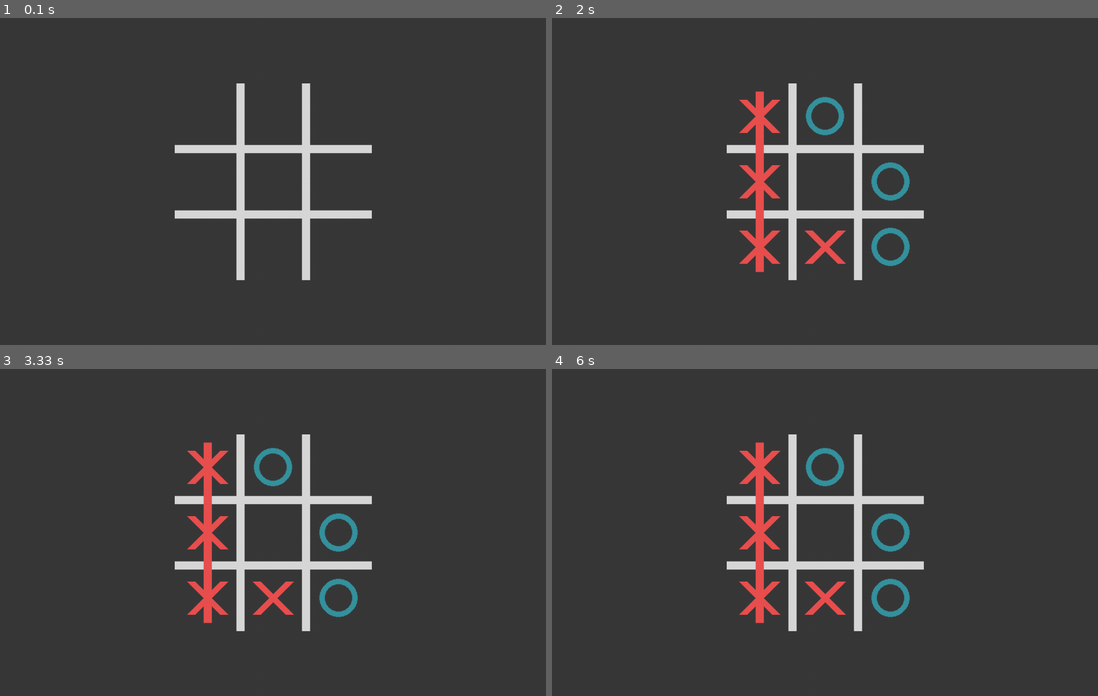
Above: before the commit, frames 1-4 (two rows, left to right).
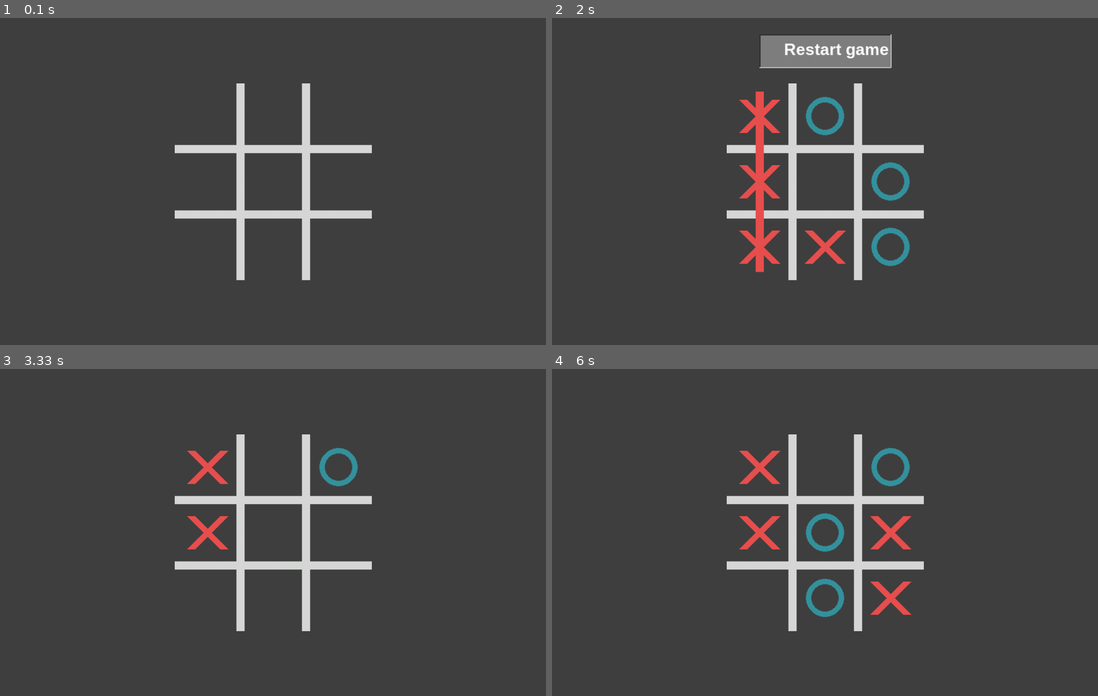
Above: after the commit, the same moments.

Repository: danielasegadilha/Tic-Toc-Toe
Game: pygame game, started from Versões/Jogo da velha - Pygame.py
Two runs of this game, one before a commit and one after it. Both use one fixed random seed, a clock stepped at 60 frames per second and the inputs below.
Inputs (mouse positions are in pixels of both pictures, inside the frame that each line leads up to):
- Up to frame 1 (0.1 s): no input
- Up to frame 2 (2 s): press the mouse at (693, 184) at 0.37 s; move the mouse to (786, 217) at 0.47 s; release the mouse at (879, 253) at 0.6 s; press the mouse at (693, 184) at 0.7 s; move the mouse to (792, 197) at 0.8 s; release the mouse at (890, 210) at 0.93 s; press the mouse at (693, 184) at 1.03 s; move the mouse to (748, 224) at 1.13 s; release the mouse at (797, 266) at 1.27 s; click (808, 125) at 1.38 s; click (748, 112) at 1.75 s
- Up to frame 3 (3.33 s): press the mouse at (273, 401) at 2.2 s; move the mouse to (240, 444) at 2.3 s; release the mouse at (207, 483) at 2.43 s; press the mouse at (273, 401) at 2.53 s; move the mouse to (311, 427) at 2.63 s; release the mouse at (349, 454) at 2.77 s; click (223, 506) at 2.88 s
- Up to frame 4 (6 s): press the mouse at (775, 506) at 4.03 s; move the mouse to (825, 545) at 4.13 s; release the mouse at (868, 588) at 4.27 s; click (846, 578) at 4.38 s; press the mouse at (846, 578) at 5.6 s; move the mouse to (885, 558) at 5.7 s; release the mouse at (923, 539) at 5.83 s

The runs differ from the first frame. In frame 2, 2.4% of the frame differs, in the area x 38-63%, y 5-16%; in frame 3, 2.7%; in frame 4, 3.7%, in the area x 34-66%, y 22-78%.

Commit message:
Update Jogo da velha - Pygame.py

Diff:
--- a/Versões/Jogo da velha - Pygame.py
+++ b/Versões/Jogo da velha - Pygame.py
@@ -5,10 +5,15 @@
 pygame.display.set_caption('Jogo da velha')
 
 # cores em RGB
-FUNDO = (58, 57, 58)
+FUNDO = (64, 64, 64)
 COR_DA_LINHA = (215, 216, 215)
 COR_X = (233, 80, 79)
 COR_O = (53, 148, 159)
+BUTTON_COLOR = (128, 128, 128)
+BUTTON_TEXT_COLOR = (255, 255, 255)
+BUTTON_LIGHT_BORDER = (192, 192, 192)  # cinza claro
+BUTTON_DARK_BORDER = (48, 48, 48)  # cinza escuro
+LINE_BORDER = 2
 
 # constantes
 TELA_X = 1000
@@ -22,6 +27,8 @@
 QUADRADO = TABULEIRO//3
 AJUSTE_X = (TELA_X - TABULEIRO)//2
 AJUSTE_Y = (TELA_Y - TABULEIRO)//2
+BUTTON_X = 240
+BUTTON_Y = 60
 
 # relógio
 clock = pygame.time.Clock()
@@ -36,7 +43,6 @@
 
 # tabuleiro
 tab = numpy.zeros((3, 3))
-
 
 # funções
 
@@ -139,15 +145,39 @@
                          (AJUSTE_X + TABULEIRO - ESPACO // 2, AJUSTE_Y + ESPACO // 2), LINHA)
 
 
-def restart():
-    pass
-
+def restart_button(position, clicked):
+    pygame.draw.rect(tela, BUTTON_COLOR, (380, 30, BUTTON_X, BUTTON_Y))
+
+    if not clicked:
+        pygame.draw.line(tela, BUTTON_LIGHT_BORDER, position.topleft, position.topright, LINE_BORDER)
+        pygame.draw.line(tela, BUTTON_LIGHT_BORDER, position.topleft, position.bottomleft, LINE_BORDER)
+        pygame.draw.line(tela, BUTTON_DARK_BORDER, position.bottomleft, position.bottomright, LINE_BORDER)
+        pygame.draw.line(tela, BUTTON_DARK_BORDER, position.topright, position.bottomright, LINE_BORDER)
+    else:
+        pygame.draw.line(tela, BUTTON_DARK_BORDER, position.topleft, position.topright, LINE_BORDER)
+        pygame.draw.line(tela, BUTTON_DARK_BORDER, position.topleft, position.bottomleft, LINE_BORDER)
+        pygame.draw.line(tela, BUTTON_LIGHT_BORDER, position.bottomleft, position.bottomright, LINE_BORDER)
+        pygame.draw.line(tela, BUTTON_LIGHT_BORDER, position.topright, position.bottomright, LINE_BORDER)
+
+    text = fonte.render('Restart game', 1, BUTTON_TEXT_COLOR)
+    tela.blit(text, (425, 40))
+
+def restart_game():
+    global game_over
+    global partida
+    tab = numpy.zeros((3, 3))
+    game_over = False
+    partida = 1
+    pygame.draw.rect(tela, FUNDO, (380, 30, BUTTON_X + LINE_BORDER, BUTTON_Y + LINE_BORDER))
+    return tab, game_over, partida
 
 # mainloop
 pygame.init()
 
 partida = 1
 game_over = False
+restart_button_rect = pygame.Rect(380, 30, BUTTON_X, BUTTON_Y)
+posicao_botao = pygame.Rect(380, 30, BUTTON_X, BUTTON_Y)
 
 while True:
     for event in pygame.event.get():
@@ -155,27 +185,34 @@
             pygame.quit()
             quit()
 
+
+    clock.tick(60)
+    # mouse
+    mouseX, mouseY = pygame.mouse.get_pos()
+    click = pygame.mouse.get_pressed()
+
     if not game_over:
-
-        clock.tick(60)
-        # mouse
-        mouseX, mouseY = pygame.mouse.get_pos()
-        click = pygame.mouse.get_pressed()
 
         # converte posicao x, y para index
         x = (math.ceil((mouseX - AJUSTE_X) / QUADRADO) - 1)
         y = (math.ceil((mouseY - AJUSTE_Y) / QUADRADO) - 1)
 
-        if not confere_vencedor(partida) and partida <= 10:
+        if not confere_vencedor(partida) and partida < 10:
             tabuleiro_hover(partida)
             if 0 <= x < 3 and 0 <= y < 3:
                 if click[0] and tab[x][y] == 0:
                     tab[x][y] = jogada(partida)
                     partida += 1
-                    print(f'{partida}')
                 desenha_simbolo(x, y)
             linhas_do_jogo()
         else:
             game_over = True
+            clicked_button = False
+            restart_button(posicao_botao, click[0])
+
+    else:
+        if click[0] and restart_button_rect.collidepoint(mouseX, mouseY):
+            tab, game_over, partida = restart_game()
+            clicked_button = True
 
     pygame.display.update()
